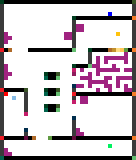
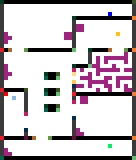
Revision of a layered 136 × 160 image; what changed, layer by layer:
painted on "Layer 5" over (x1=24, y1=48, x2=124, y2=84)
